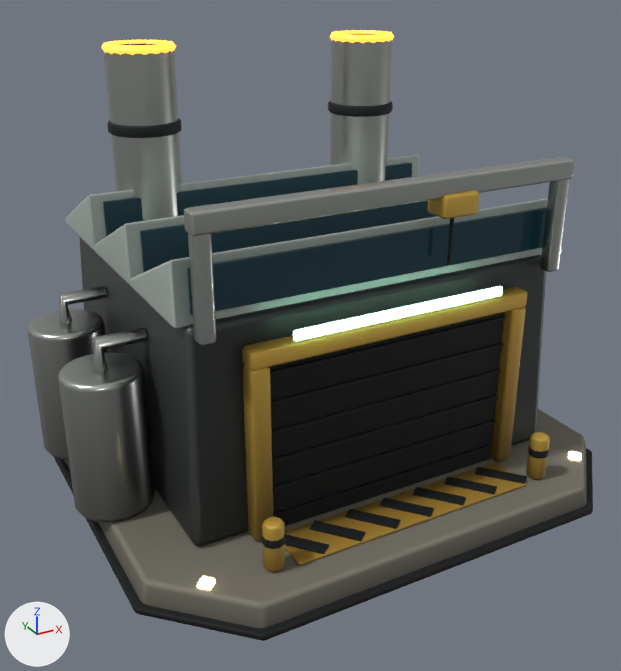
Two versions of the glTF model github-io/public/models/foundry.glb, one commit apart.
Rendered twice from a 50 mm lens placed at (-4.3, -7.77, 5.34), pointed at (-0.18, -0.28, 1.6). The axes (+X, +Y, +Z) are drawn at lower left. The lights are the same throughout. The older version comes first.

Before the edit, the objects in view are built like this:
```python
ob_foundation_002 = bpy.data.objects.new('Foundation.002', me_foundation_002)
ob_foundation_002.location = (0.0, 0.0, 0.0)
ob_furnace = bpy.data.objects.new('Furnace', me_furnace)
ob_furnace.location = (0.0, 0.0, 0.0)
ob_hall_001 = bpy.data.objects.new('Hall.001', me_hall_001)
ob_hall_001.location = (0.0, 0.0, 0.0)
ob_skylights = bpy.data.objects.new('Skylights', me_skylights)
ob_skylights.location = (0.0, 0.0, 0.0)
# also in view: 'Hazard.002' at (0.0, -1.83, 1.84); 'Trim.002' at (0.0, 0.0, 0.04); 'Lights.008' at (0.0, -1.75, 2.36); 'Steel.010' at (-0.45, -0.04, 2.4); 'Roof' at (0.0, 0.4, 2.78)
```
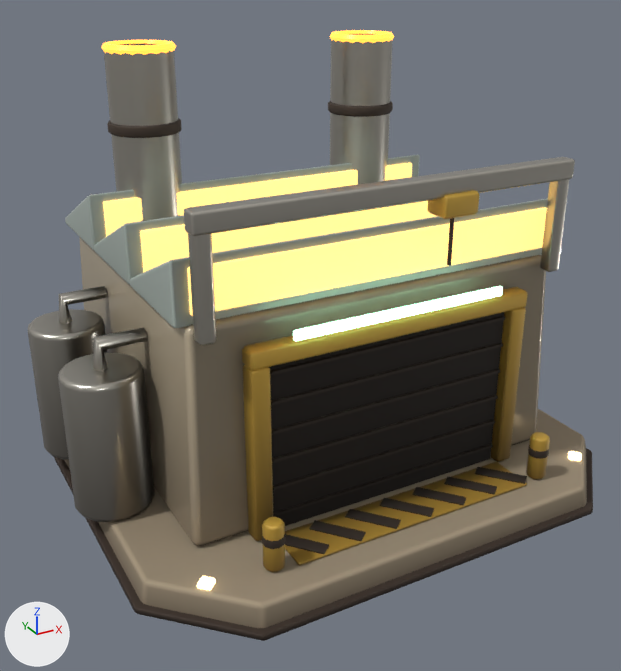
Where the change shows, as pixel boxes (x1, y1, x2, y2) in the pictures (621 x 671 px):
'Hall.001', surface changed (lighter)
    both: (79, 237, 546, 546)
'Foundation.002', surface changed
    both: (64, 409, 587, 628)
'Skylights', recoloured (lighter)
    both: (103, 162, 547, 316)

Edits to the bpy script that builds the scene:
```text
Change mat_concrete:
    where n2 = _N.new('ShaderNodeMix'); n2.name = 'Mix'
    n2.inputs[7].default_value: (0.266, 0.254, 0.209, 1.0) -> (0.485, 0.402, 0.279, 1.0)  # 'B', grey #8d8a7e -> 'B', beige #b9aa90
Change mat_armor:
    where n2 = _N.new('ShaderNodeMix'); n2.name = 'Mix'
    n2.inputs[7].default_value: (0.0999, 0.117, 0.114, 1.0) -> (0.672, 0.565, 0.402, 1.0)  # 'B', dark grey #59605f -> 'B', beige #d6c6aa
Add mat_window:
    mat_window = bpy.data.materials.new('Window')
    # nodes: BsdfPrincipled, Mix, OutputMaterial, VertexColor
    # colours: orange #ffcf7a, mixed with the vertex colours
Change me_skylights:
    where me_skylights.from_pydata(...)  # 72 vertices, 132 faces; spans x -1.95..1.95, y -1.44..1.0, z 2.59..3.01
    remove me_skylights.materials.append(mat_glass)
    add me_skylights.materials.append(mat_window)
```
